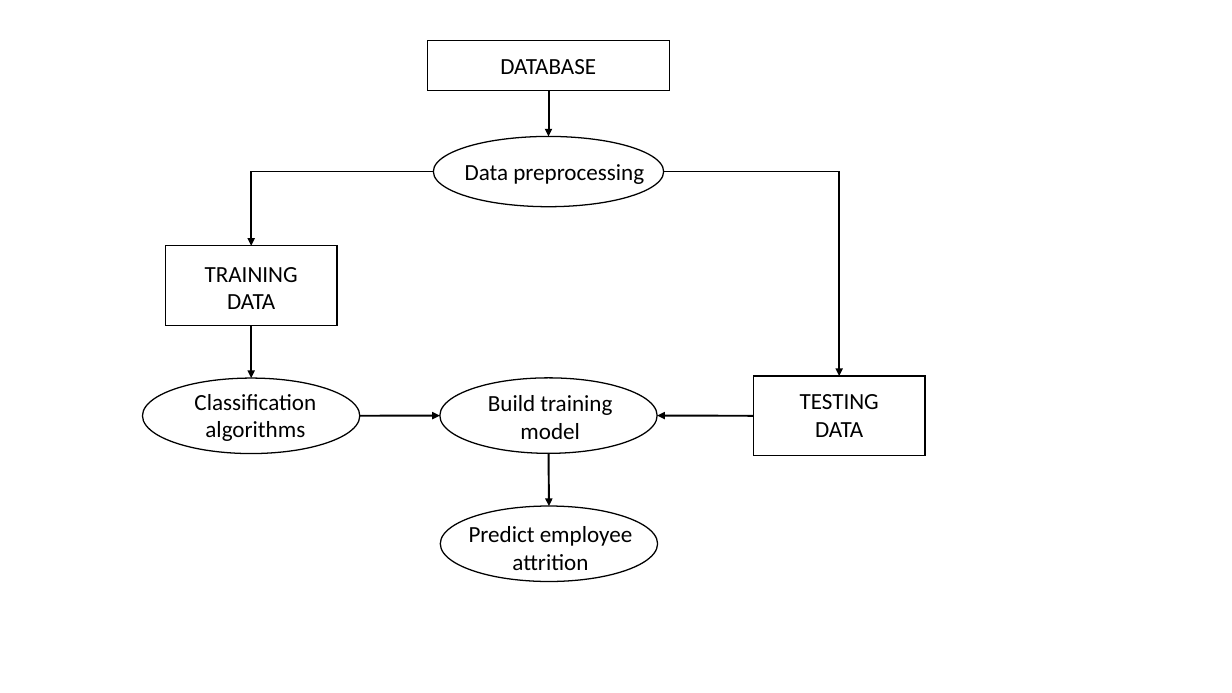
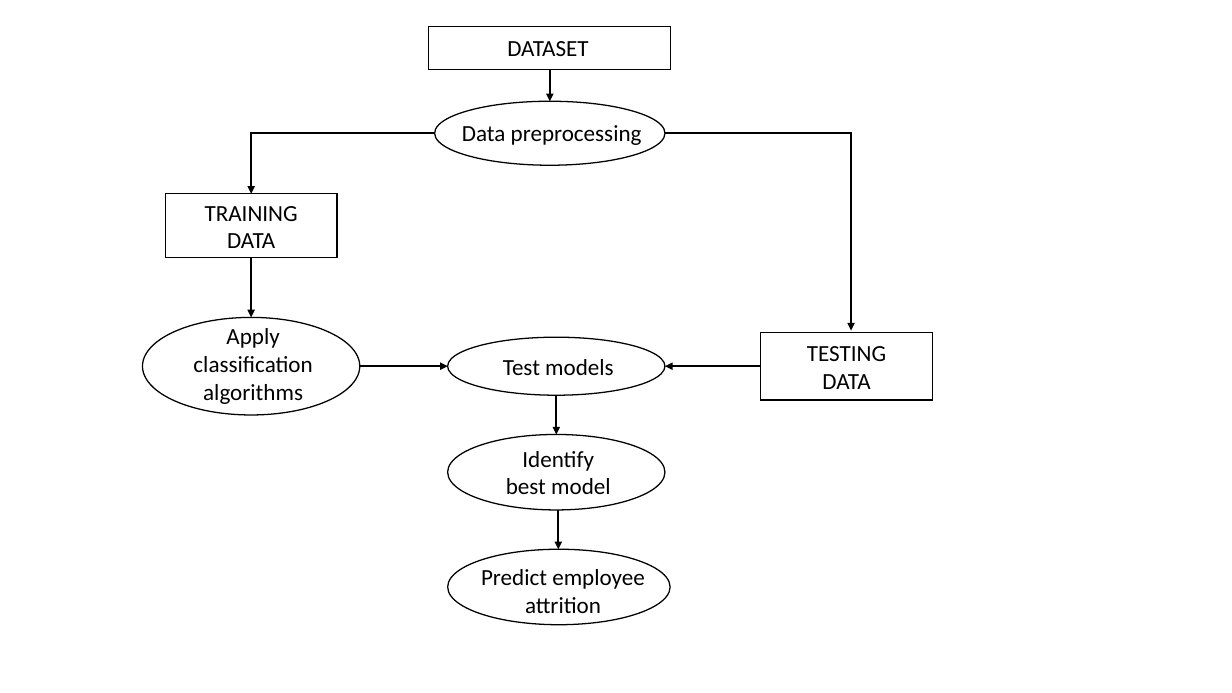
Before and after one commit to sirganeshv/Predicting-Employee-Attrition, a slide deck: slide 1 of Stuff/Flow diagram.pptx. Drawn at 1232x693 pixels with LibreOffice and Linux fonts; fonts in the diff are those of the drawing. Boxes give left, top, right and bottom in pixels: in the first picture for what was removed or moved away, otherwise in the second. Text is boxed around its words. In the diff, an @@ line names an element or a change of style, - is before the commit and + after.

Commit message:
Modified Flow Diagram

```diff
--- a/Stuff/Flow diagram.pptx
+++ b/Stuff/Flow diagram.pptx
@@ rectangle: place and size @@
-rectangle at (428,41,670,91)
+rectangle at (429,27,671,70)
@@ text at (507,41,588,56): text changed @@
-DATABASE
+DATASET
@@ arrow moved from (549, 91) - (549, 137) to (550, 70) - (550, 102) @@
@@ ellipse: place and size @@
-ellipse at (433,137,664,207)
+ellipse at (434,102,665,165)
@@ text "Data preprocessing": place and size @@
-text "Data preprocessing" at (465,164,644,184)
+text "Data preprocessing" at (462,125,642,145)
@@ elbow arrow moved from (433, 172) - (251, 246) to (434, 133) - (251, 194) @@
@@ elbow arrow moved from (664, 172) - (839, 376) to (665, 133) - (851, 331) @@
@@ rectangle: place and size @@
-rectangle at (165,246,337,325)
+rectangle at (165,194,337,258)
@@ text "TRAINING DATA": place and size @@
-text "TRAINING DATA" at (205,267,298,309)
+text "TRAINING DATA" at (205,206,298,248)
@@ arrow moved from (251, 325) - (251, 378) to (251, 258) - (251, 317) @@
@@ ellipse: place and size @@
-ellipse at (142,378,360,454)
+ellipse at (142,317,360,415)
@@ text at (193,328,312,404): text changed @@
-Classification algorithms
+Apply classification algorithms
@@ ellipse: place and size @@
-ellipse at (440,378,657,454)
+ellipse at (448,337,665,396)
@@ text at (503,359,614,375): text changed @@
-Build training model
+Test models
@@ rectangle: place and size @@
-rectangle at (753,376,925,456)
+rectangle at (761,333,933,400)
@@ text "TESTING DATA": place and size @@
-text "TESTING DATA" at (800,394,879,437)
+text "TESTING DATA" at (807,346,886,389)
@@ arrow moved from (360, 416) - (440, 416) to (360, 366) - (448, 366) @@
@@ arrow moved from (753, 416) - (657, 416) to (761, 366) - (665, 366) @@
@@ arrow moved from (549, 454) - (549, 506) to (556, 396) - (556, 434) @@
@@ ellipse: place and size @@
-ellipse at (441,506,658,582)
+ellipse at (448,434,665,510)
@@ text added at (506,451,610,494), 18 pt, text #000000 @@
+Identify best model
@@ arrow added from (558, 510) to (558, 549), #000000 1.5 pt @@
@@ ellipse added at (448,549,671,625), fill #FFFFFF, outline #000000 1 pt @@
@@ text "Predict employee attrition": place and size @@
-text "Predict employee attrition" at (469,526,632,570)
+text "Predict employee attrition" at (481,569,644,613)
```
